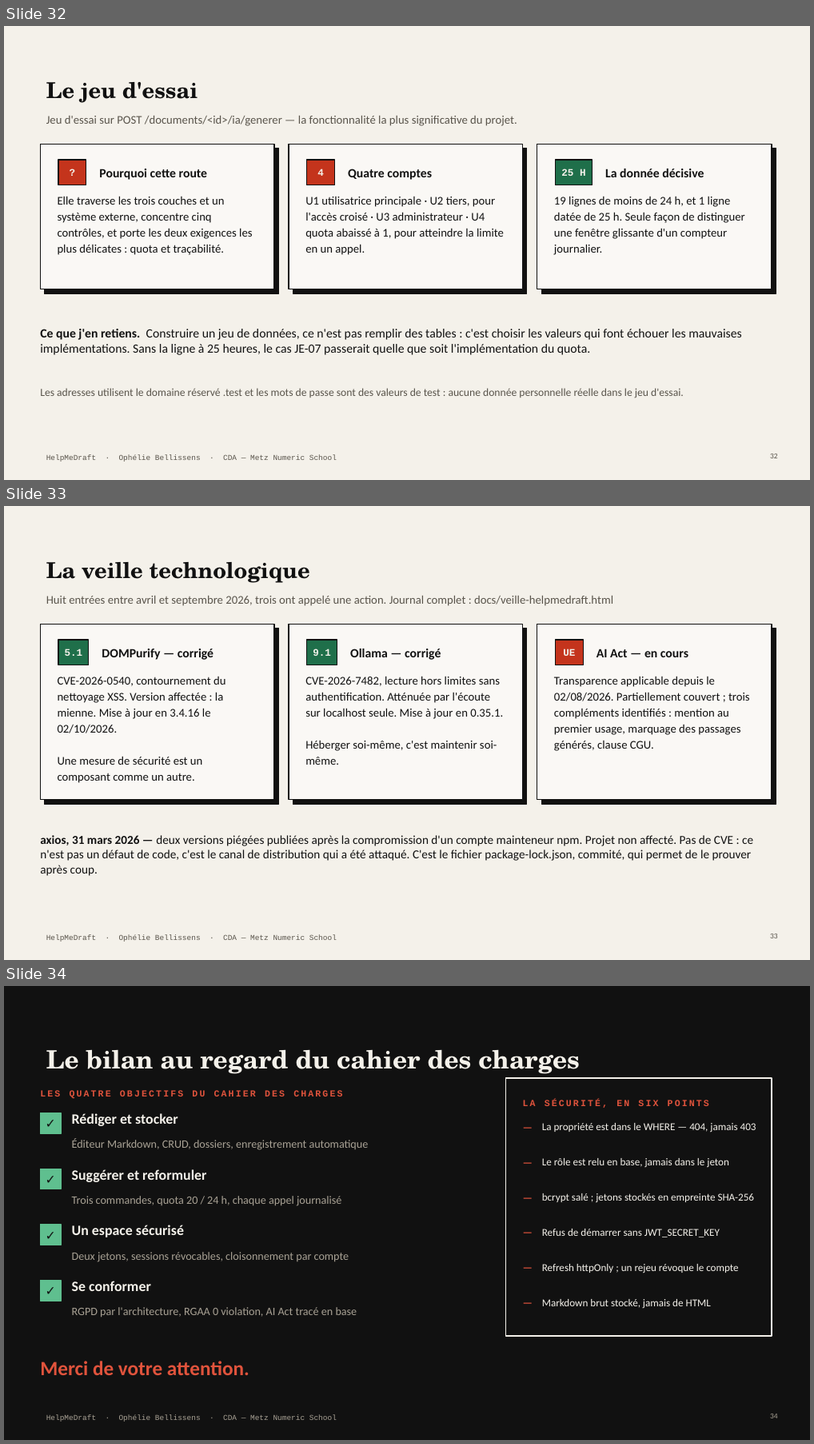
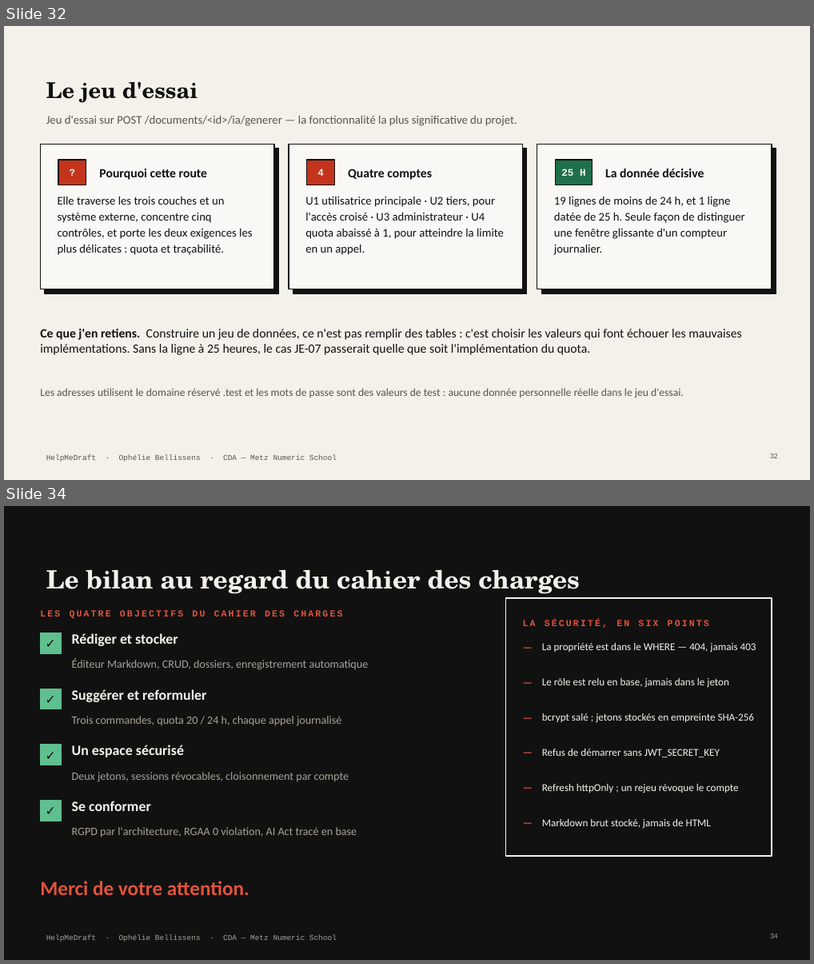
Before and after one commit to Equinoxya/HelpMeDraft---projet-fil-rouge, a slide deck: docs/Soutenance-HelpMeDraft.pptx. Shown one above the other, each under a label of ours: slides 32, 33 and 34 before the commit, slides 32 and 34 after it; the slides between them are not shown. The pictures are 814x1444 and 814x964 pixels, drawn with LibreOffice and Linux fonts; fonts in the diff are those of the drawing. Boxes give left, top, right and bottom in pixels: in the first picture for what was removed or moved away, otherwise in the second. Text is boxed around its words. In the diff, an @@ line names an element or a change of style, - is before the commit and + after.

```diff
--- a/docs/Soutenance-HelpMeDraft.pptx
+++ b/docs/Soutenance-HelpMeDraft.pptx
@@ slide 33 removed at <box>4,506,810,960</box>, background #F4F1EA; not listed: 1 template element that a slide beside it also shows @@
@@ title removed at <box>46,562,310,583</box> @@
-La veille technologique
@@ text removed at <box>46,596,614,606</box> @@
-Huit entrées entre avril et septembre 2026, trois ont appelé une action. Journal complet : docs/veille-helpmedraft.html
@@ rectangle removed at <box>40,624,274,800</box> @@
@@ rectangle removed at <box>289,624,523,800</box> @@
@@ rectangle removed at <box>538,624,772,800</box> @@
@@ rectangle removed at <box>45,628,278,804</box> @@
@@ rectangle removed at <box>58,640,89,665</box> @@
@@ text removed at <box>65,649,83,656</box> @@
-5.1
@@ text removed at <box>102,648,214,660</box> @@
-DOMPurify — corrigé
@@ rectangle removed at <box>293,628,527,804</box> @@
@@ rectangle removed at <box>307,640,338,665</box> @@
@@ text removed at <box>313,649,331,656</box> @@
-9.1
@@ text removed at <box>350,648,441,660</box> @@
-Ollama — corrigé
@@ rectangle removed at <box>542,628,777,804</box> @@
@@ rectangle removed at <box>556,640,583,665</box> @@
@@ text removed at <box>563,649,575,656</box> @@
-UE
@@ text removed at <box>597,648,689,657</box> @@
-AI Act — en cours
@@ text removed at <box>58,676,226,783</box> @@
-CVE-2026-0540, contournement du nettoyage XSS. Version affectée : la mienne. Mise à jour en 3.4.16 le 02/10/2026.
-Une mesure de sécurité est un composant comme un autre.
@@ text removed at <box>306,676,503,764</box> @@
-CVE-2026-7482, lecture hors limites sans authentification. Atténuée par l'écoute sur localhost seule. Mise à jour en 0.35.1.
-Héberger soi-même, c'est maintenir soi-même.
@@ text removed at <box>554,676,750,751</box> @@
-Transparence applicable depuis le 02/08/2026. Partiellement couvert ; trois compléments identifiés : mention au premier usage, marquage des passages générés, clause CGU.
@@ text removed at <box>40,835,754,876</box> @@
-axios, 31 mars 2026 — deux versions piégées publiées après la compromission d'un compte mainteneur npm. Projet non affecté. Pas de CVE : ce n'est pas un défaut de code, c'est le canal de distribution qui a été attaqué. C'est le fichier package-lock.json, commité, qui permet de le prouver après coup.
@@ page number removed at <box>770,933,778,938</box> @@
-33
```
Also in this commit, not shown: 5 slides changed, 1 slide added, 13 other files.
